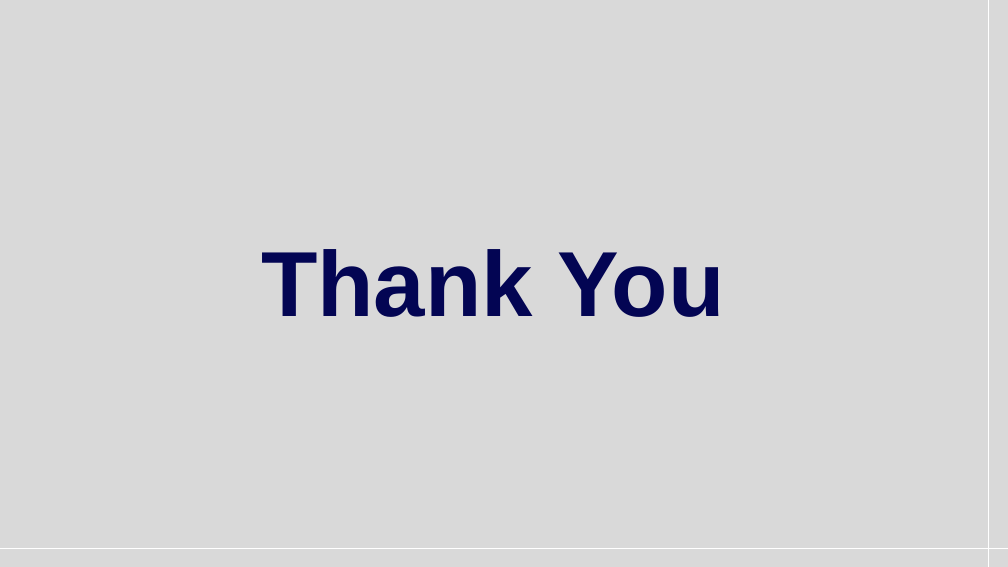
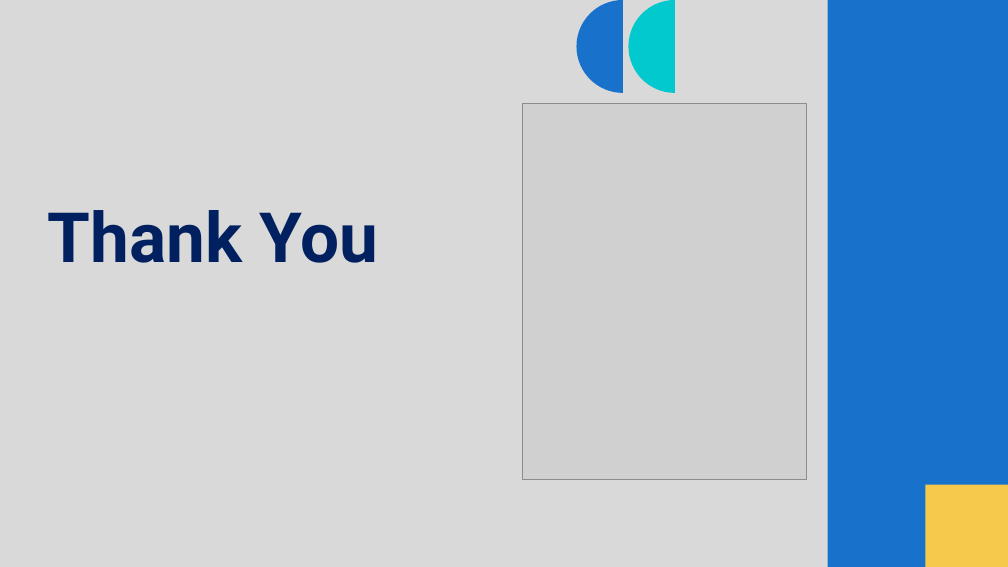
Before and after one commit to Thierry5610/CEF-440-Group-5, a slide deck: slide 17 of Task 4/Task 4.pptx (slide 24 before the commit). Drawn at 1008x567 pixels with LibreOffice and Linux fonts; fonts in the diff are those of the drawing; grey boxes stand for pictures. Boxes give left, top, right and bottom in pixels: in the first picture for what was removed or moved away, otherwise in the second. Text is boxed around its words. In the diff, an @@ line names an element or a change of style, - is before the commit and + after.

```diff
--- a/Task 4/Task 4.pptx
+++ b/Task 4/Task 4.pptx
@@ freeform shape added at (577, 0, 623, 93), fill #1871CA @@
@@ freeform shape added at (628, 0, 675, 93), fill #02C9CE @@
@@ rectangle added at (828, 0, 1008, 567), fill #1871CA @@
@@ line removed from (989, 0) to (989, 567) @@
@@ picture added at (523, 104, 807, 479) @@
@@ title "Thank You": place and size @@
-title "Thank You" at (261, 249, 724, 317)
+title "Thank You" at (48, 210, 378, 263)
@@ title "Thank You" at (48, 210, 378, 263): size 88 to 66 pt, font Arial to Roboto, text colour #030553 to #002060; alignment centre to left; vertical alignment middle to top @@
@@ rectangle added at (926, 485, 1008, 567), fill #F6C94C @@
@@ line removed from (0, 548) to (1008, 548) @@
```
Also in this commit, not shown: 3 other slides changed, 13 slides added, 20 slides removed, 4 other files.
